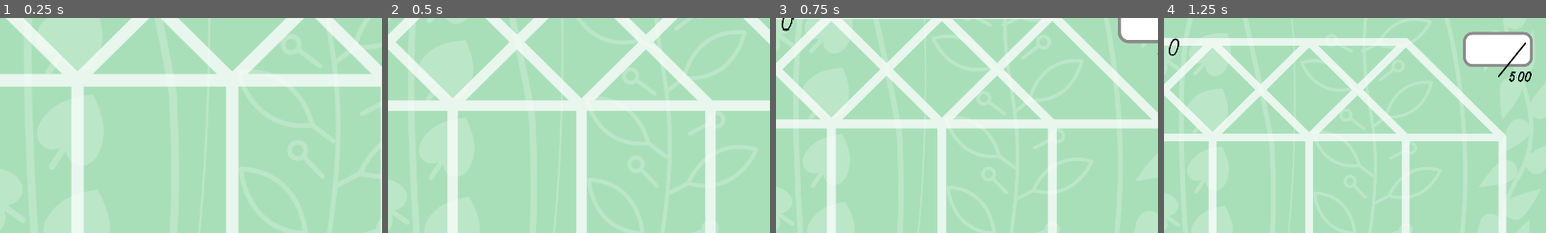
Above: before the commit, frames 1-4 (left to right).
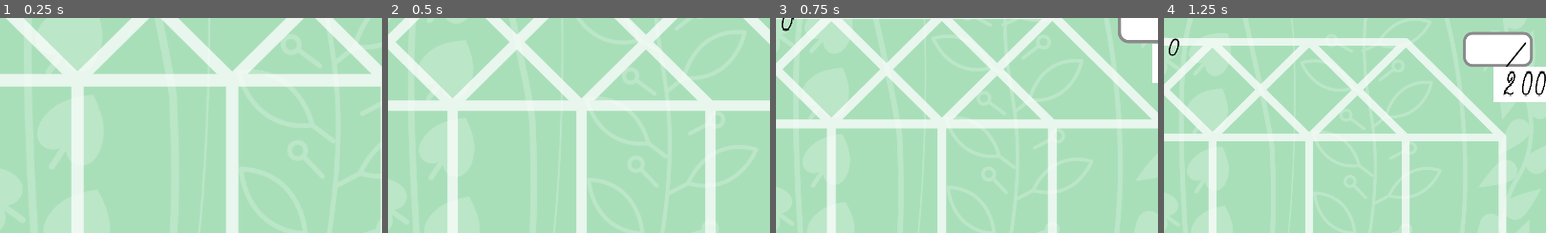
Above: after the commit, the same moments.

Repository: Janakanty/Mongoose-Garden
Game: Godot game, scene res://src/mainGamePlay/main.tscn
The game is run twice, just before and just after one commit, with the same random seed, the same clock (stepped at 60 frames per second) and the same inputs.
Inputs:
- Up to frame 1 (0.25 s): no input
- Up to frame 2 (0.5 s): no input
- Up to frame 3 (0.75 s): hold Right (right) from 0.53 s (still down); tap E (e) at 0.6 s
- Up to frame 4 (1.25 s): keep holding Right (right); tap P (p) at 0.8 s
The pictures show only the part of the screen within x 50-100%, y 0-50%; the shares and areas given below are measured in that part.

Frames 1-2 are identical in both runs. In frame 3, 0.3% of the frame differs, in the area x 98-100%, y 12-31%; in frame 4, 2.2%, in the area x 86-100%, y 22-40%.

Commit message:
plants effect

Diff:
--- a/global.gd
+++ b/global.gd
@@ -8,22 +8,24 @@
 
 var plant_counter = 20
 var point = 0
-var expected_point_to_win = 500
+var expected_point_to_win = 200
 var MAX_HP = 3
 var HP = 3
 var game_over = false
+var multiplier = 1                     # mnożnik punktów
 
 # WARTOŚCI ROŚLIN
-var progress_speed = 10
+var progress_speed = 20
 var progress_speed_disadvantage = 0
 
 #LOBDILLA
-var max_progress_LOBDILLA = 10
+var max_progress_LOBDILLA = 15
 var value_regress_LOBDILLA = 20
 
 #BLEEDI
 var max_progress_BLEEDI = 20
 var value_regress_BLEEDI = 20
+var BLEEDI_column = 0
 
 #VIOLIK
 var max_progress_VIOLIK = 40
@@ -44,7 +46,7 @@
 func refresh_counter():
 	get_parent().get_node("/root/main/background/counter").text = str(plant_counter)
 
-# ZMIENNE ZPRAWDZAJĄ CZY KTOŚ JE AKTUALNIE PODLEWA LUB NAWILŻA
+# ZMIENNE SPRAWDZAJĄ CZY KTOŚ JE AKTUALNIE PODLEWA LUB NAWILŻA
 # kolumna 1
 var watering_col1 = 0
 var evaporating_col1 = 0
--- a/src/mainGamePlay/main.gd
+++ b/src/mainGamePlay/main.gd
@@ -18,6 +18,7 @@
 func _ready():
 		$changeMongoose.play("RESET") #reset pozycji mangust. Czasem źle się ustawiają.
 		$camera.play("slowMove")      # efekt kamery na pocztku rozgrywki
+		$background/zakrywacz/point_to_win.text = str(Global.expected_point_to_win) #ustawienie punktow warunu zwycięstwa
 
 
 func _unhandled_input(_event):
--- a/src/mainGamePlay/main.tscn
+++ b/src/mainGamePlay/main.tscn
@@ -260,23 +260,6 @@
 "_edit_use_anchors_": false
 }
 
-[node name="point_to_win" type="Label" parent="background"]
-modulate = Color( 0, 0, 0, 1 )
-anchor_left = 0.896
-anchor_top = 0.038
-anchor_right = 0.965
-anchor_bottom = 0.113
-margin_left = 1722.0
-margin_top = 53.0
-margin_right = 1825.0
-margin_bottom = 117.0
-custom_fonts/font = ExtResource( 9 )
-align = 2
-valign = 1
-__meta__ = {
-"_edit_use_anchors_": false
-}
-
 [node name="counter" type="Label" parent="background"]
 modulate = Color( 0, 0, 0, 1 )
 anchor_left = 0.896
@@ -303,6 +286,32 @@
 margin_right = 1919.0
 margin_bottom = 1075.0
 
+[node name="zakrywacz" type="ColorRect" parent="background"]
+margin_left = 1787.0
+margin_top = 123.0
+margin_right = 1827.0
+margin_bottom = 163.0
+rect_scale = Vector2( 3.4746, 2.1723 )
+
+[node name="point_to_win" type="Label" parent="background/zakrywacz"]
+modulate = Color( 0, 0, 0, 1 )
+anchor_left = 0.896
+anchor_top = 0.038
+anchor_right = 0.965
+anchor_bottom = 0.113
+margin_left = -30.3717
+margin_top = 3.54375
+margin_right = 72.6283
+margin_bottom = 67.5438
+rect_scale = Vector2( 0.306789, 0.647892 )
+custom_fonts/font = ExtResource( 9 )
+text = "400"
+align = 1
+valign = 1
+__meta__ = {
+"_edit_use_anchors_": false
+}
+
 [node name="mongooses" type="Control" parent="."]
 margin_left = 231.0
 margin_right = 231.0
@@ -354,8 +363,8 @@
 visible = false
 anchor_right = 1.0
 anchor_bottom = 1.0
-margin_right = 126720.0
-margin_bottom = 71280.0
+margin_right = 128640.0
+margin_bottom = 72360.0
 __meta__ = {
 "_edit_use_anchors_": false
 }
@@ -406,7 +415,7 @@
 [node name="Tween" type="Tween" parent="."]
 
 [node name="gameplayMachineTime" type="Timer" parent="."]
-wait_time = 12.0
+wait_time = 10.0
 
 [connection signal="animation_finished" from="changeMongoose" to="." method="_on_changeMongoose_animation_finished"]
 [connection signal="timeout" from="gameplayMachineTime" to="plantControl" method="_on_gameplayMachineTime_timeout"]
--- a/src/mainGamePlay/plantControl.gd
+++ b/src/mainGamePlay/plantControl.gd
@@ -50,9 +50,9 @@
 		return next_plant
 
 
-func get_new_plant(var i):             #
+func get_new_plant(var i):
 		if plant_slots == [1,1,1,1,1,1,1]:
-				print("wszystke pelne") #tu moze być jakaś funkcja odejmująca punkty
+				print("wszystke pelne") #tu moze być jakaś funkcja odejmująca punkty... ale miałem łeb. kara za wszystkie płene?
 		else:
 				add_child(rand_next_plant(i))
 
@@ -62,3 +62,7 @@
 		rng.randomize()
 		var my_random_number = rng.randi_range(1, 6)
 		get_new_plant(my_random_number)
+
+func BLEEDI_effect():
+		for i in self.get_children():
+				i.destroy_plat()
--- a/src/plants/plant/plant.gd
+++ b/src/plants/plant/plant.gd
@@ -51,11 +51,12 @@
 						#fajny dźwięk
 				if dead == true and name_plant != "BLEBLO":
 						lose_one_HP()
+				reset_multiplier()
 				tween.interpolate_property($".","rect_global_position", null, Vector2(my_x_position,-1000),0.4, Tween.TRANS_LINEAR, Tween.EASE_IN_OUT)
 				tween.start()
 
 func get_point():
-		Global.point += point
+		Global.point += point * Global.multiplier
 		Global.refresh_point()
 
 func reset_condition():
@@ -66,9 +67,9 @@
 				"LOBDILLA":
 						pass
 				"BLEEDI":
-						pass
+						effect_BLEEDI()
 				"VIOLIK":
-						pass
+						effect_VIOLIK()
 				"NEEDLI":
 						pass
 				"BLUMLIT":
@@ -84,44 +85,54 @@
 						if Global.watering_col1 == 1:
 							progres_bar.value += final_progress_speed * delta
 							reset_condition()
+						else: $textures/progres.value = 0
 					2:
 						if Global.watering_col2 == 1:
 							progres_bar.value += final_progress_speed * delta
 							reset_condition()
+						else: $textures/progres.value = 0
 					3:
 						if Global.watering_col3 == 1:
 							progres_bar.value += final_progress_speed * delta
 							reset_condition()
+						else: $textures/progres.value = 0
 					4:
 						if Global.watering_col4 == 1:
 							progres_bar.value += final_progress_speed * delta
 							reset_condition()
+						else: $textures/progres.value = 0
 					5:
 						if Global.watering_col5 == 1:
 							progres_bar.value += final_progress_speed * delta
 							reset_condition()
+						else: $textures/progres.value = 0
 					6:
 						if Global.watering_col6 == 1:
 							progres_bar.value += final_progress_speed * delta
 							reset_condition()
+						else: $textures/progres.value = 0
 					7:
 						if Global.watering_col7 == 1:
 							progres_bar.value += final_progress_speed * delta
 							reset_condition()
+						else: $textures/progres.value = 0
 		elif mode == 1:
 				match my_column:
 					1:
 						if Global.evaporating_col1 == 1:
 							progres_bar.value += final_progress_speed * delta
 							reset_condition()
+						else: $textures/progres.value = 0
 					2:
 						if Global.evaporating_col2 == 1:
 							progres_bar.value += final_progress_speed * delta
 							reset_condition()
+						else: $textures/progres.value = 0
 					3:
 						if Global.evaporating_col3 == 1:
 							progres_bar.value += final_progress_speed * delta
 							reset_condition()
+						else: $textures/progres.value = 0
 					4:
 						if Global.evaporating_col4 == 1:
 							progres_bar.value += final_progress_speed * delta
@@ -130,14 +141,17 @@
 						if Global.evaporating_col5 == 1:
 							progres_bar.value += final_progress_speed * delta
 							reset_condition()
+						else: $textures/progres.value = 0
 					6:
 						if Global.evaporating_col6 == 1:
 							progres_bar.value += final_progress_speed * delta
 							reset_condition()
+						else: $textures/progres.value = 0
 					7:
 						if Global.evaporating_col7 == 1:
 							progres_bar.value += final_progress_speed * delta
 							reset_condition()
+						else: $textures/progres.value = 0
 
 func lose_way():
 		if dead == false:
@@ -252,7 +266,6 @@
 		rect_position.y = rect_position.y - 50
 		$textures/progres.max_value = Global.max_progress_LOBDILLA
 		$textures/regres.max_value = Global.value_regress_LOBDILLA
-		#$textures/regres.value = Global.value_regress_LOBDILLA
 		$textures/progres.rect_position.y += 20
 		$textures/regres.rect_position.y += 20
 		$textures/flowerPot.texture = load("res://graphics/plants/lobdilla/lobdilla doniczka.png")
@@ -276,12 +289,11 @@
 #BLEEDI
 func BLEEDI(): #normalny kwiatek, potencjalnie normalna długoścc podlewania
 		name_plant = "BLEEDI"
-		point = 1
+		point = 5
 		time_down = Global.value_regress_BLEEDI
 		rect_position.y = rect_position.y + 9
 		$textures/progres.max_value = Global.max_progress_BLEEDI
 		$textures/regres.max_value = Global.value_regress_BLEEDI
-		#$textures/regres.value = Global.value_regress_BLEEDI
 		$textures/progres.rect_position.y -= 20
 		$textures/regres.rect_position.y -= 20
 		$textures/progres.rect_position.x += 5
@@ -306,6 +318,10 @@
 			plant_level = 2
 		progres_bar.value = 0
 
+func effect_BLEEDI():
+		Global.BLEEDI_column = my_column
+		get_parent().BLEEDI_effect()
+
 #VIOLIK
 func VIOLIK():  #ten kwiatek co się tylko podlewa parą
 		name_plant = "VIOLIK"
@@ -314,7 +330,6 @@
 		mode = 1
 		$textures/progres.max_value = Global.max_progress_VIOLIK
 		$textures/regres.max_value = Global.value_regress_VIOLIK
-		#$textures/regres.value = Global.value_regress_VIOLIK
 		$textures.rect_position.x -= 30
 		$textures/progres.rect_position.y -= 20
 		$textures/regres.rect_position.y -= 20
@@ -340,10 +355,13 @@
 			plant_level = 2
 		progres_bar.value = 0
 
+func effect_VIOLIK():
+		multiplier_next_point() #Efekt rośliny sprawia, że dubluje kolejn punktację rośliny.
+
 #NEEDLI
 func NEEDLI():
 		name_plant = "NEEDLI"
-		point = 1
+		point = 9
 		time_down = Global.value_regress_NEEDLI
 		rect_position.y = rect_position.y - 34
 		$textures/progres.max_value = Global.max_progress_NEEDLI
@@ -392,11 +410,10 @@
 #BLUMLIT
 func BLUMLIT(): # ten niebieski co daje życie
 		name_plant = "BLUMLIT"
-		point = 1
+		point = 5
 		time_down = Global.value_regress_BLUMLIT
 		$textures/progres.max_value = Global.max_progress_BLUMLIT
 		$textures/regres.max_value = Global.value_regress_BLUMLIT
-		#$textures/regres.value = Global.value_regress_BLUMLIT
 		$textures/flowerPot.texture = load("res://graphics/plants/blumlit/blumlit doniczka.png")
 		$textures/smallPlantOK.texture = load("res://graphics/plants/blumlit/BLUMLIT sadzonka OK.png")
 		$textures/smallPlantBAD.texture = load("res://graphics/plants/blumlit/BLUMLIT sadzonka BAD.png")
@@ -426,10 +443,10 @@
 #BLEBLO
 func BLEBLO(): #krzak co utrudnia życie
 	name_plant = "BLEBLO"
-	point = 1
+	point = 5
 	ready = true
 	dead = true
-	Global.progress_speed_disadvantage += 5
+	Global.progress_speed_disadvantage += 7
 	$textures.rect_position.y +=152
 	$textures/progres.hide()
 	$textures/regres.hide()
@@ -437,7 +454,7 @@
 	$textures/flowerPot.texture = load("res://graphics/plants/bleblo/bleblo.png")
 
 func effect_BLEBLO(): # wywouje funkcje increase_HP() ze skryptu HP.gd
-		Global.progress_speed_disadvantage -= 5
+		Global.progress_speed_disadvantage -= 7
 
 #BOOMDI
 func BOOMDI():
@@ -447,7 +464,21 @@
 		pass
 
 func get_one_HP():
-	get_parent().get_parent().get_node("background/HP_System").increase_HP()
+		get_parent().get_parent().get_node("background/HP_System").increase_HP()
 
 func lose_one_HP():
-	get_parent().get_parent().get_node("background/HP_System").decrease_HP()
+		get_parent().get_parent().get_node("background/HP_System").decrease_HP()
+
+func multiplier_next_point():
+		Global.multiplier += 1
+
+func reset_multiplier():
+		if name_plant != "VIOLIK":
+				Global.multiplier = 1
+
+func destroy_plat():
+		if my_column == Global.BLEEDI_column-1 or my_column == Global.BLEEDI_column+1:
+				tween.interpolate_property($".","rect_global_position", null, Vector2(my_x_position,-1000),0.4, Tween.TRANS_LINEAR, Tween.EASE_IN_OUT)
+				tween.start()
+				if name_plant == "BLEBLO":
+						effect_BLEBLO()
